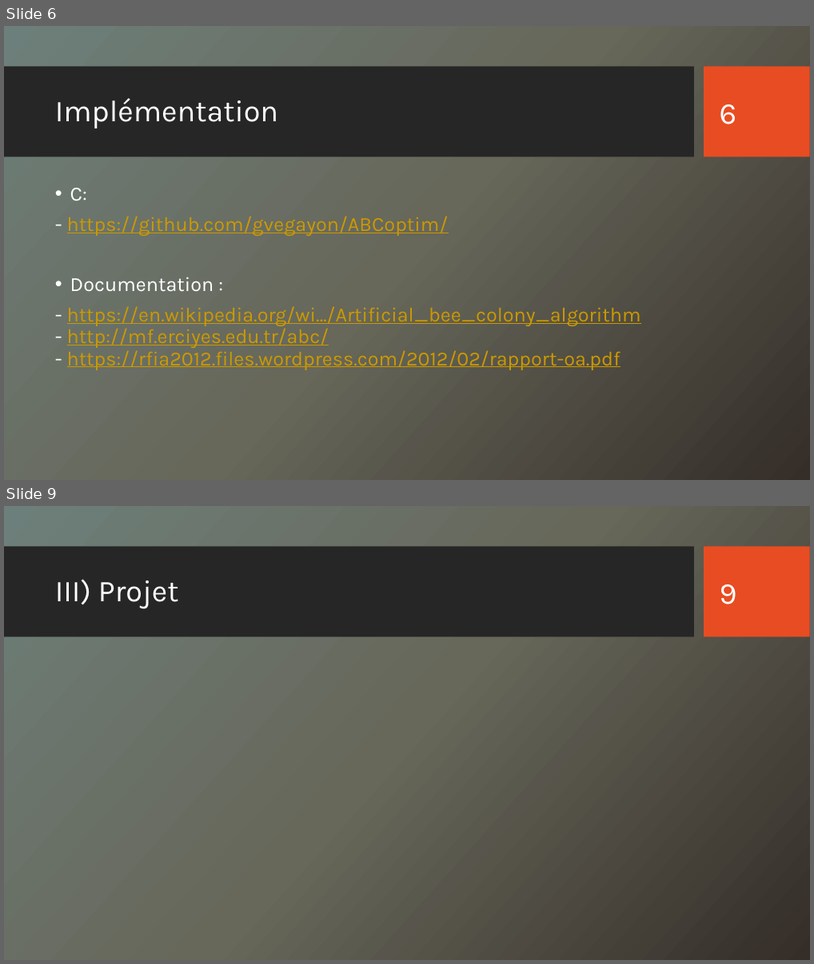
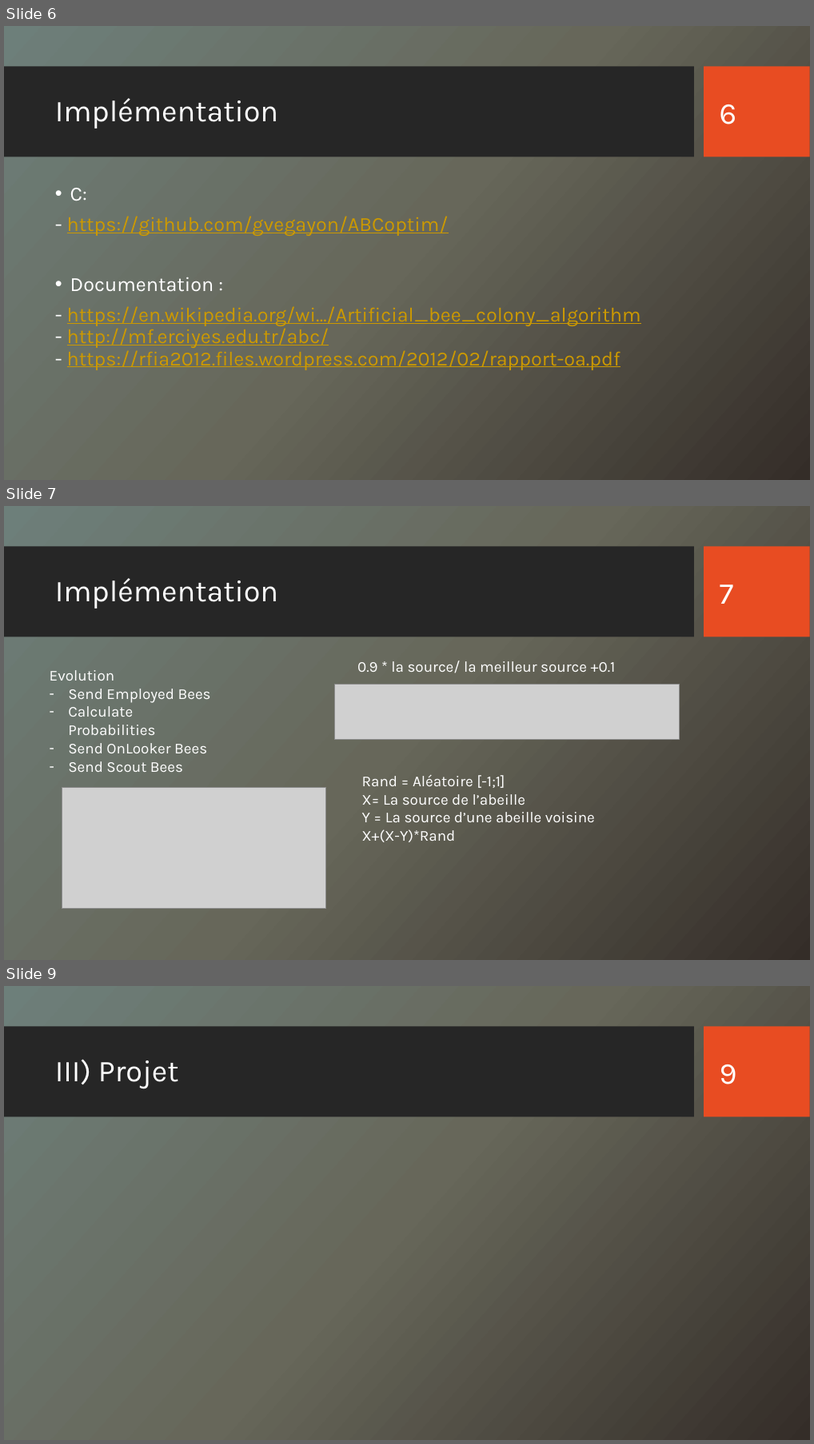
Before and after one commit to kazouke/Artificial-Bee-Colony, a slide deck: Intelligence Artificielle.pptx. Shown one above the other, each under a label of ours: slides 6 and 9 before the commit, slides 6, 7 and 9 after it; the slides between them are not shown. The pictures are 814x964 and 814x1444 pixels, drawn with LibreOffice and Linux fonts; fonts in the diff are those of the drawing; grey boxes stand for pictures; background and template pictures are left out. Boxes give left, top, right and bottom in pixels: in the first picture for what was removed or moved away, otherwise in the second. Text is boxed around its words. In the diff, an @@ line names an element or a change of style, - is before the commit and + after.

Commit message:
PPT : Last

```diff
--- a/Intelligence Artificielle.pptx
+++ b/Intelligence Artificielle.pptx
@@ slide 7 added at (4, 506, 810, 960), background picture (left out); not listed: 2 template elements that a slide beside it also shows @@
@@ title added at (55, 578, 278, 608), 36 pt, text #FFFFFF @@
+Implémentation
@@ page number added at (720, 584, 734, 604), 36 pt, text #FFFFFF @@
+7
@@ text added at (50, 670, 211, 772), 18 pt, text #FFFFFF @@
+Evolution
+– Send Employed Bees
+– Calculate Probabilities
+– Send OnLooker Bees
+– Send Scout Bees
@@ text added at (358, 660, 616, 673), 18 pt, text #FFFFFF @@
+0.9 * la source/ la meilleur source +0.1
@@ picture added at (335, 684, 680, 740) @@
@@ picture added at (62, 788, 326, 908) @@
@@ text added at (362, 775, 595, 842), 18 pt, text #FFFFFF @@
+Rand = Aléatoire [-1;1]
+X= La source de l’abeille
+Y = La source d’une abeille voisine
+X+(X-Y)*Rand
```
Also in this commit, not shown: 1 slide changed, 1 slide removed.
